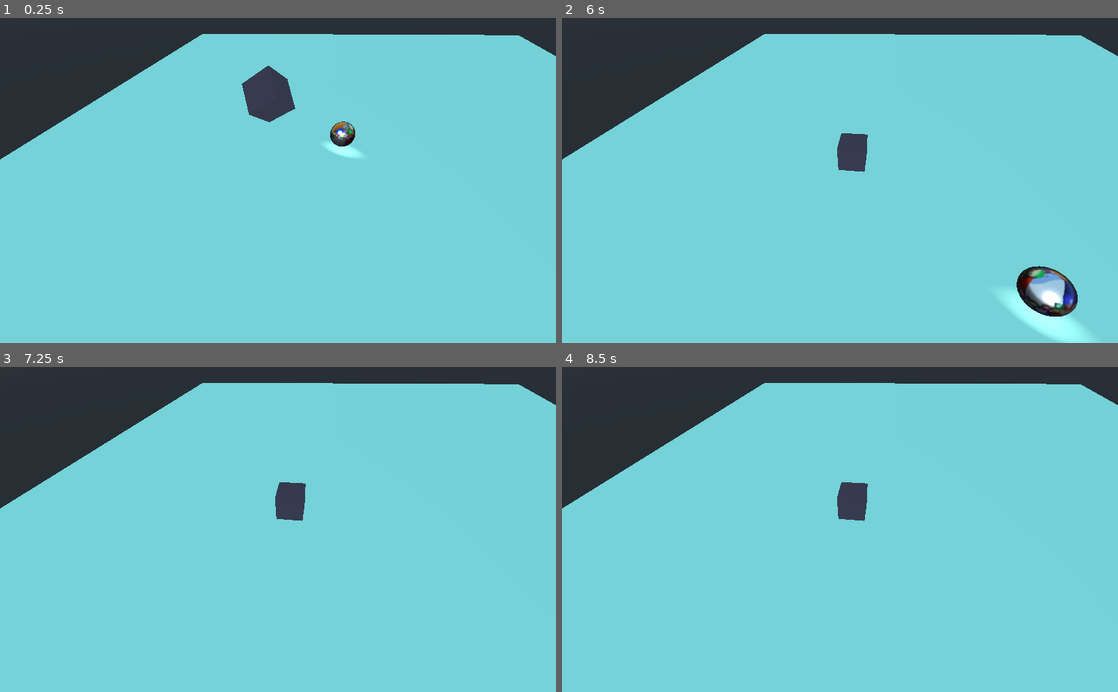
Above: before the commit, frames 1-4 (two rows, left to right).
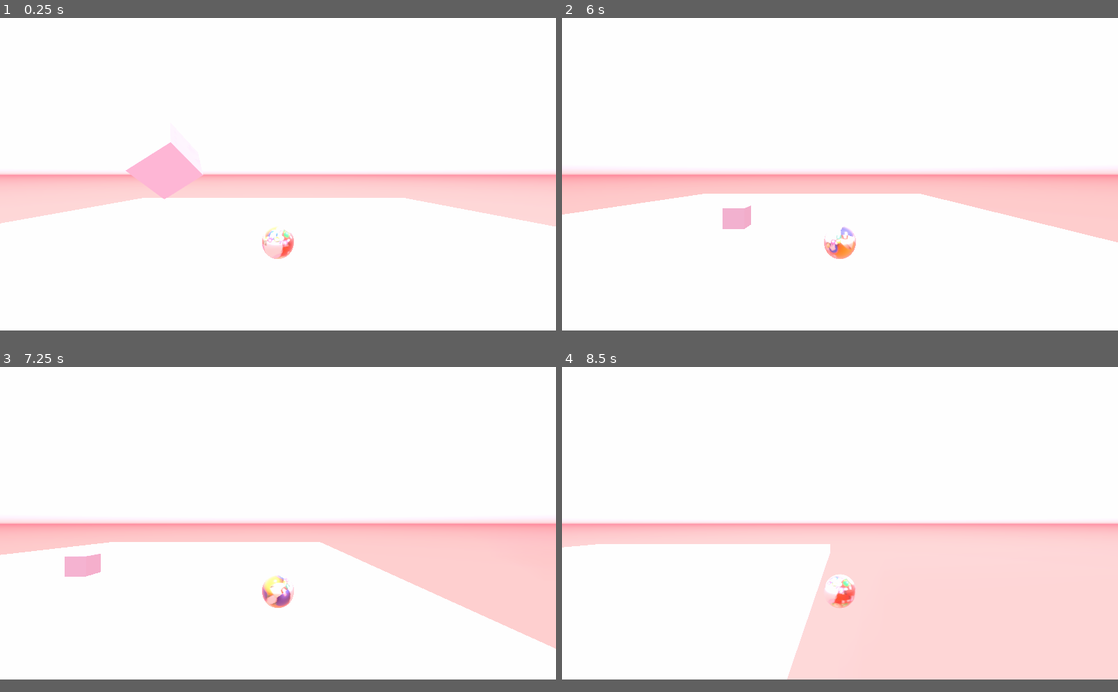
Above: after the commit, the same moments.

Repository: abbydomi/Godot-learning-project-anjuu
Game: Godot game, scene res://Level.tscn
The game is run twice, just before and just after one commit, with the same random seed, the same clock (stepped at 60 frames per second) and the same inputs. The project has no main scene, so this scene is started directly.
Inputs:
- Up to frame 1 (0.25 s): no input
- Up to frame 2 (6 s): hold Right (ui_right) 0.53-1.28 s; hold Down (ui_down) 1.28-2.03 s; hold Right (ui_right) 2.03-2.78 s; hold Up (ui_up) 2.78-3.53 s; hold Left (ui_left) 3.53-5.03 s; hold Down (ui_down) 5.03-5.78 s; hold Right (ui_right) from 5.78 s (still down)
- Up to frame 3 (7.25 s): release Right (ui_right) at 6.53 s; hold Up (ui_up) from 6.53 s (still down)
- Up to frame 4 (8.5 s): release Up (ui_up) at 7.28 s; hold Right (ui_right) 7.28-8.03 s; hold Down (ui_down) from 8.03 s (still down)
The window is 800x468 before the commit and 800x450 after it. Grey fills any space a smaller window leaves; there, only what the larger window draws over its background counts as a difference.

The runs differ from the first frame. In frame 1, 96% of the frame differs, in the area x 0-100%, y 0-97%; in frame 2, 96%, in the area x 0-100%, y 0-100%; in frame 3, 96%; in frame 4, 96%.

Commit message:
camera and level environment

Diff:
--- a/Level.tscn
+++ b/Level.tscn
@@ -1,6 +1,7 @@
-[gd_scene load_steps=8 format=2]
+[gd_scene load_steps=9 format=2]
 
 [ext_resource path="res://Player.tscn" type="PackedScene" id=1]
+[ext_resource path="res://level environment.tres" type="Environment" id=2]
 
 [sub_resource type="BoxShape" id=1]
 extents = Vector3( 1, 1, 0.990345 )
@@ -22,9 +23,6 @@
 
 [node name="Level" type="Spatial"]
 
-[node name="Camera" type="Camera" parent="."]
-transform = Transform( 0.215406, 0.700473, -0.680395, -0.0469472, 0.703374, 0.709268, 0.975395, -0.120838, 0.184397, -13.167, 12.059, -0.304054 )
-
 [node name="StaticBody" type="StaticBody" parent="."]
 transform = Transform( 37.8197, 0, 0, 0, 1, 0, 0, 0, 28.17, 0, -1, 0 )
 
@@ -39,11 +37,9 @@
 [node name="Player" parent="." instance=ExtResource( 1 )]
 transform = Transform( 0.999999, 0, 0, 0, 1, 0, 0, 0, 1, 3.49486, 1.03462, 0.877805 )
 
-[node name="SpotLight" type="SpotLight" parent="Player"]
-transform = Transform( -0.346703, 0.278103, -0.8958, 0.100379, 0.960551, 0.259355, 0.932589, 7.85354e-09, -0.360941, -3.29013, 2.30041, -0.877805 )
-light_energy = 16.0
-light_indirect_energy = 6.98
-light_specular = 1.0
+[node name="Camera" type="Camera" parent="Player"]
+transform = Transform( -4.37114e-08, 0, -1, 0, 1, 0, 1, 0, -4.37114e-08, -13.6568, 4.14475, -2.38419e-07 )
+environment = ExtResource( 2 )
 
 [node name="RigidBody2" type="RigidBody" parent="."]
 transform = Transform( 0.677754, 0.735199, 0.0114862, -0.62439, 0.567214, 0.537034, 0.388311, -0.371149, 0.843483, -0.34673, 6.0443, -3.99716 )
@@ -54,3 +50,10 @@
 [node name="MeshInstance" type="MeshInstance" parent="RigidBody2"]
 mesh = SubResource( 5 )
 material/0 = SubResource( 6 )
+
+[node name="DirectionalLight" type="DirectionalLight" parent="."]
+transform = Transform( 1, 0, 0, 0, -0.258819, 0.965926, 0, -0.965926, -0.258819, 0, 34.9933, 2.67884 )
+light_energy = 1.52
+light_specular = 1.0
+shadow_enabled = true
+directional_shadow_max_distance = 8192.0
--- /dev/null
+++ b/level environment.tres
@@ -0,0 +1,26 @@
+[gd_resource type="Environment" load_steps=2 format=2]
+
+[sub_resource type="ProceduralSky" id=7]
+sky_top_color = Color( 1, 0.823529, 0.976471, 1 )
+sky_horizon_color = Color( 1, 0.32549, 0.32549, 1 )
+ground_bottom_color = Color( 0.941176, 0.298039, 0.298039, 1 )
+ground_horizon_color = Color( 1, 0.0784314, 0.145098, 1 )
+
+[resource]
+background_mode = 2
+background_sky = SubResource( 7 )
+background_energy = 0.82
+ambient_light_color = Color( 1, 0.211765, 0.94902, 1 )
+ambient_light_energy = 1.35
+ambient_light_sky_contribution = 0.45
+fog_enabled = true
+fog_color = Color( 0.0392157, 0.0980392, 0.156863, 1 )
+fog_sun_color = Color( 1, 0.686275, 0.054902, 1 )
+fog_sun_amount = 0.37
+fog_depth_enabled = false
+fog_depth_begin = 0.0
+fog_depth_end = 12.1
+auto_exposure_enabled = true
+auto_exposure_scale = 1.1
+ssao_enabled = true
+glow_enabled = true
--- a/project.godot
+++ b/project.godot
@@ -17,6 +17,11 @@
 
 config/name="Godot learning project"
 config/icon="res://icon.png"
+
+[display]
+
+window/size/width=1280
+window/size/height=720
 
 [input]
 
@@ -51,4 +56,6 @@
 
 [rendering]
 
-environment/default_environment="res://default_env.tres"
+quality/filters/anisotropic_filter_level=8
+quality/filters/msaa=4
+environment/default_environment="res://level environment.tres"
